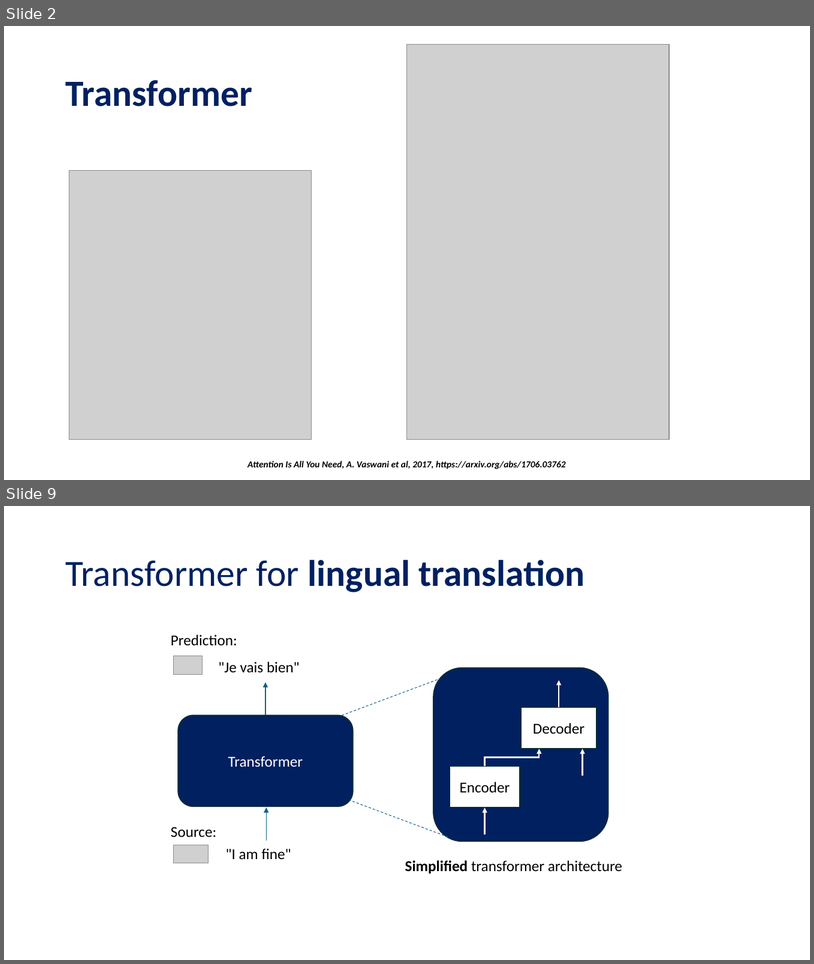
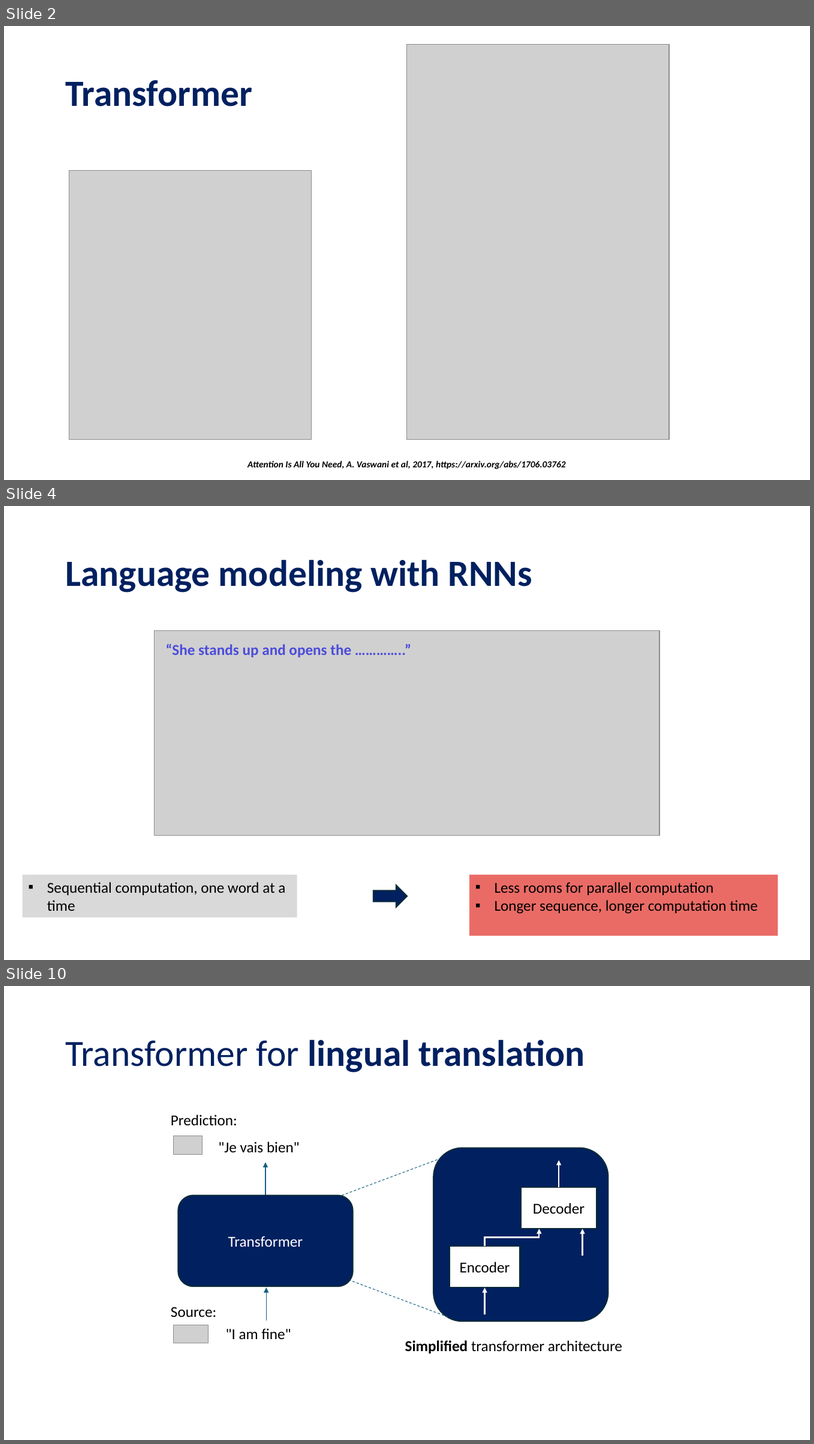
Before and after one commit to tanquangduong/transformer-pt, a slide deck: presentation/Introduction to Transformer.pptx. Shown one above the other, each under a label of ours: slides 2 and 9 before the commit, slides 2, 4 and 10 after it; the slides between them are not shown. The pictures are 814x964 and 814x1444 pixels, drawn with LibreOffice and Linux fonts; fonts in the diff are those of the drawing; grey boxes stand for pictures. Boxes give left, top, right and bottom in pixels: in the first picture for what was removed or moved away, otherwise in the second. Text is boxed around its words. In the diff, an @@ line names an element or a change of style, - is before the commit and + after.

```diff
--- a/presentation/Introduction to Transformer.pptx
+++ b/presentation/Introduction to Transformer.pptx
@@ slide 4 added at (4,506,810,960), background #FFFFFF @@
@@ title added at (65,559,533,592), 44 pt, text #002060, bold @@
+Language modeling with RNNs
@@ picture added at (155,631,660,835) @@
@@ text added at (166,643,351,657), 18 pt, text #4C4CDB, bold @@
+“She stands up and opens the …………..”
@@ rectangle added at (22,874,297,918), fill #D9D9D9, 18 pt, text #000000 @@
+▪ Sequential computation, one word at a time
@@ rectangle added at (470,874,779,936), fill #EA6B66, 18 pt, text #000000 @@
+▪ Less rooms for parallel computation
+▪ Longer sequence, longer computation time
@@ right arrow added at (374,885,408,907), fill #002060, outline #092A39 1.5 pt @@
@@ what was slide 9 is now slide 10 @@
```
Also in this commit, not shown: 4 slides changed, 2 other slides added, 2 slides removed, 2 other files.
